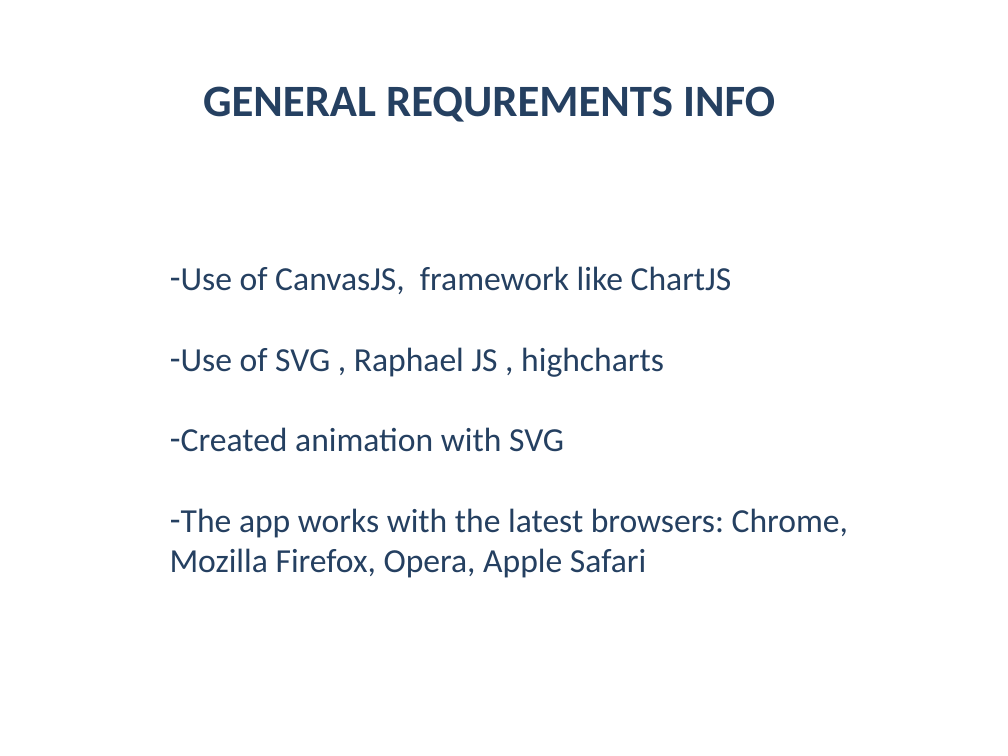
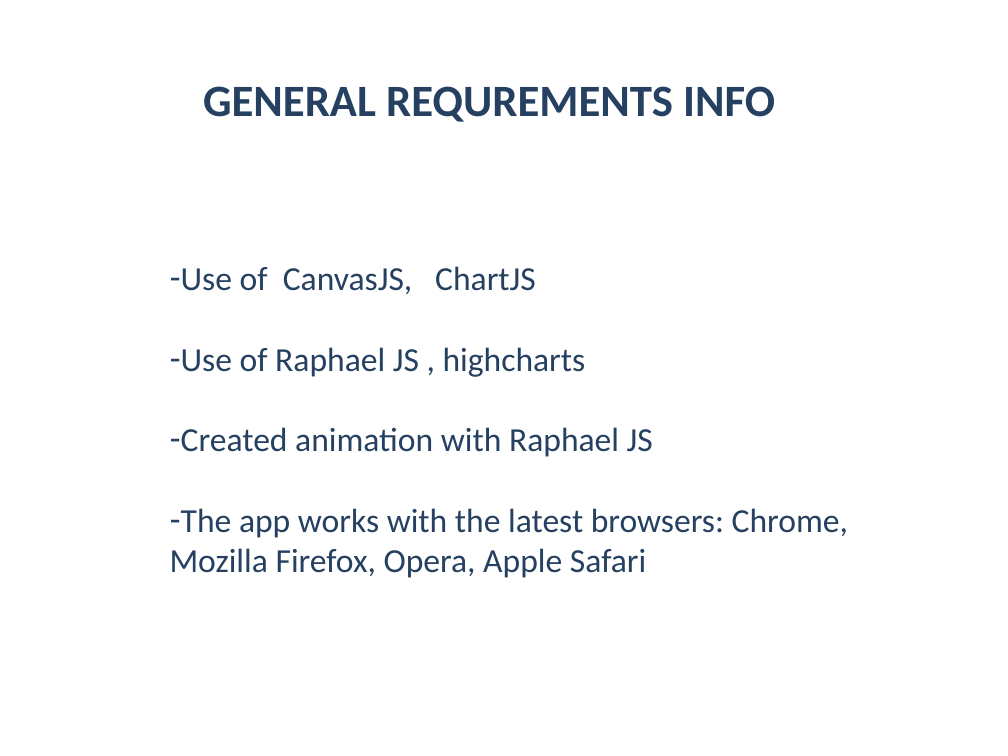
Before and after one commit to Acrelion/JS-Teamwork-Mandarine, a slide deck: slide 7 of Project Documentation/Presentation Mandarine.pptx. Drawn at 1008x756 pixels with LibreOffice and Linux fonts; fonts in the diff are those of the drawing; background and template pictures are left out. Boxes give left, top, right and bottom in pixels: in the first picture for what was removed or moved away, otherwise in the second. Text is boxed around its words. In the diff, an @@ line names an element or a change of style, - is before the commit and + after.

Commit message:
Presentation - more update

```diff
--- a/Project Documentation/Presentation Mandarine.pptx
+++ b/Project Documentation/Presentation Mandarine.pptx
@@ text at [181, 266, 653, 457]: text changed @@
-– Use of CanvasJS, framework like ChartJS
-– Use of SVG , Raphael JS , highcharts
-– Created animation with SVG
+– Use of CanvasJS, ChartJS
+– Use of Raphael JS , highcharts
+– Created animation with Raphael JS
```
Also in this commit, not shown: 1 other slide changed.
